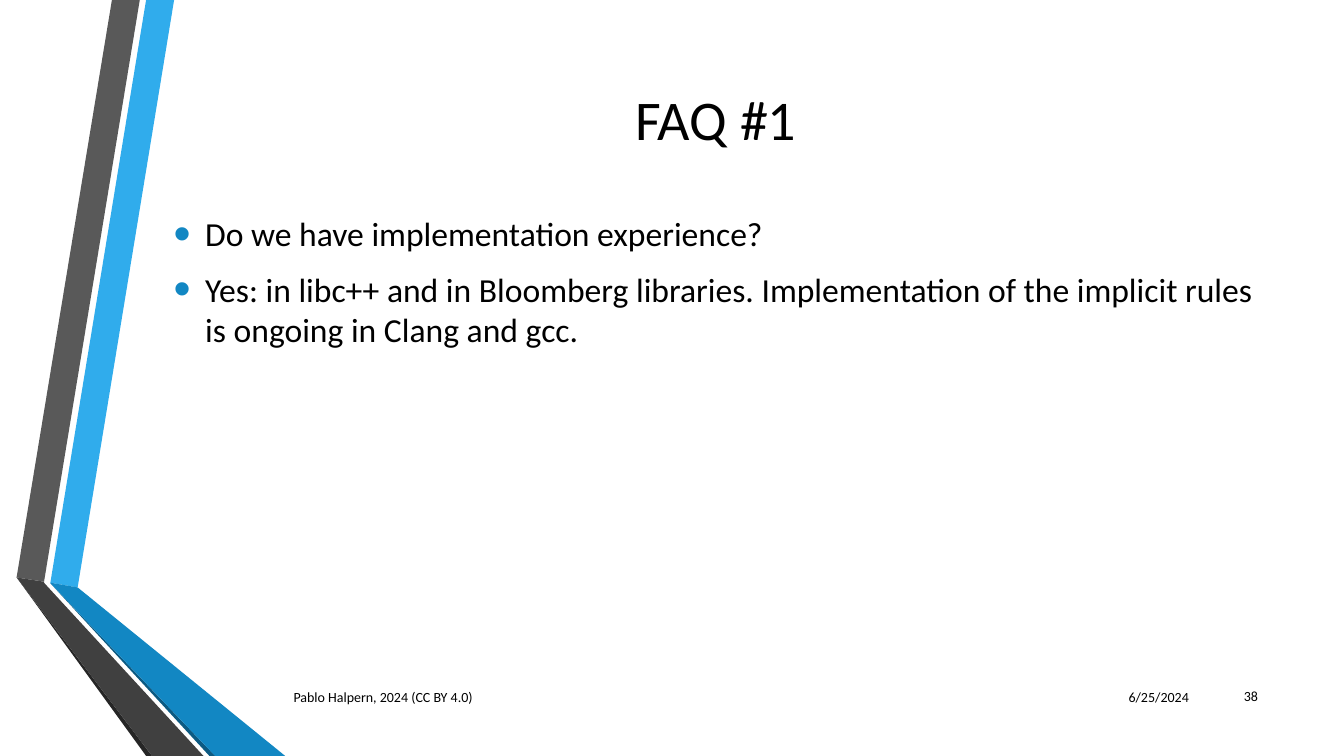
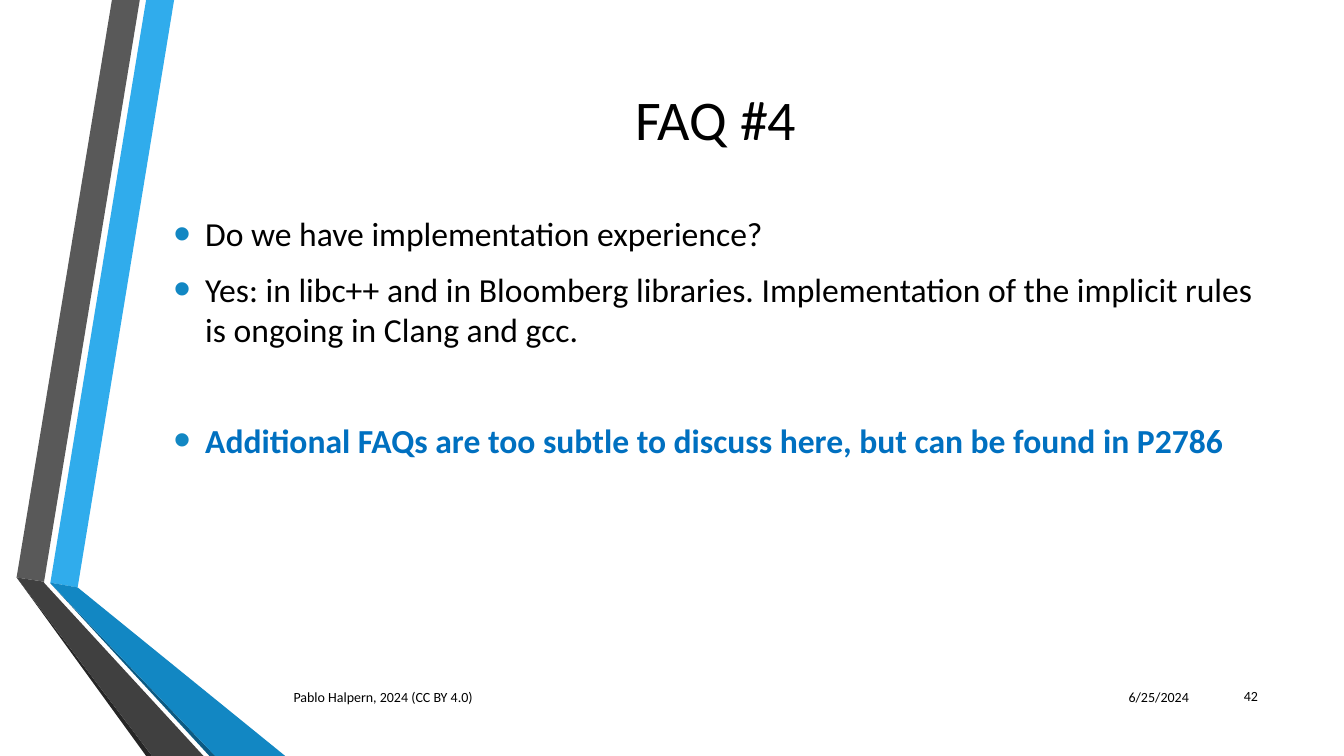
Before and after one commit to phalpern/WG21-halpern, a slide deck: slide 42 of relocate/Trivial Relocation - St. Louis 06-2024.pptx (slide 38 before the commit). Drawn at 1344x756 pixels with LibreOffice and Linux fonts; fonts in the diff are those of the drawing; background and template pictures are left out. Boxes give left, top, right and bottom in pixels: in the first picture for what was removed or moved away, otherwise in the second. Text is boxed around its words. In the diff, an @@ line names an element or a change of style, - is before the commit and + after.

```diff
--- a/relocate/Trivial Relocation - St. Louis 06-2024.pptx
+++ b/relocate/Trivial Relocation - St. Louis 06-2024.pptx
@@ title at bbox=[635, 102, 796, 148]: text changed @@
-FAQ #1
+FAQ #4
@@ text at bbox=[205, 429, 1223, 458]: paragraph added @@
+• Additional FAQs are too subtle to discuss here, but can be found in P2786
@@ page number at bbox=[1244, 692, 1258, 701]: text changed @@
-38
+42
```
Also in this commit, not shown: 18 other slides changed, 1 slide added.
